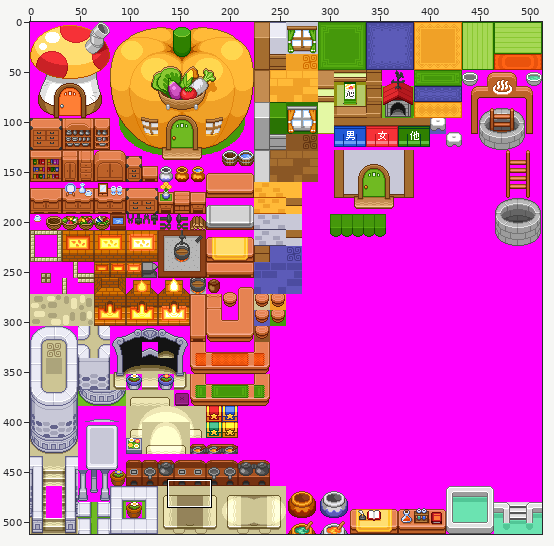
One commit to this sprite sheet: SboGrpData/res/map02.png. Above, an overview of the earlier version with the close-up marked.
Close-up. Old version:
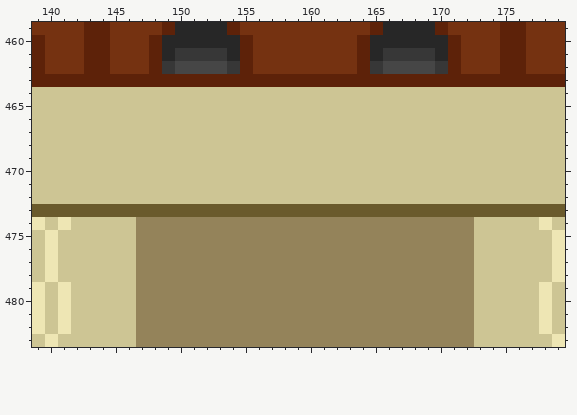
The file is 512x512 pixels. Colours within 5 levels of each other are drawn and written as one. Shown: x 139..179, y 459..483. The commit also changed other parts of the picture, which this record leaves out.
The result:
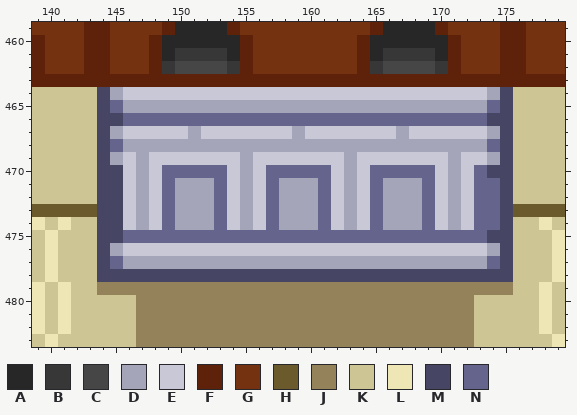
Palette (. is transparent): A #272727  B #373737  C #464646  D #a5a5b9  E #c8c8d7  F #5d2209  G #753211  H #6a5a2c  J #94835a  K #cdc594  L #eee6b4  M #464664  N #64648c
Edits made:
@@ x 139..179 @@
 463 FFFFFFFFFFFFFFFFFFFFFFFFFFFFFFFFFFFFFFFFF
-464 KKKKKKKKKKKKKKKKKKKKKKKKKKKKKKKKKKKKKKKKK
-465 KKKKKKKKKKKKKKKKKKKKKKKKKKKKKKKKKKKKKKKKK
-466 KKKKKKKKKKKKKKKKKKKKKKKKKKKKKKKKKKKKKKKKK
-467 KKKKKKKKKKKKKKKKKKKKKKKKKKKKKKKKKKKKKKKKK
-468 KKKKKKKKKKKKKKKKKKKKKKKKKKKKKKKKKKKKKKKKK
-469 KKKKKKKKKKKKKKKKKKKKKKKKKKKKKKKKKKKKKKKKK
-470 KKKKKKKKKKKKKKKKKKKKKKKKKKKKKKKKKKKKKKKKK
-471 KKKKKKKKKKKKKKKKKKKKKKKKKKKKKKKKKKKKKKKKK
-472 KKKKKKKKKKKKKKKKKKKKKKKKKKKKKKKKKKKKKKKKK
-473 HHHHHHHHHHHHHHHHHHHHHHHHHHHHHHHHHHHHHHHHH
-474 LKLKKKKKJJJJJJJJJJJJJJJJJJJJJJJJJJKKKKKLK
-475 KLKKKKKKJJJJJJJJJJJJJJJJJJJJJJJJJJKKKKKKL
-476 KLKKKKKKJJJJJJJJJJJJJJJJJJJJJJJJJJKKKKKKL
-477 KLKKKKKKJJJJJJJJJJJJJJJJJJJJJJJJJJKKKKKKL
-478 KLKKKKKKJJJJJJJJJJJJJJJJJJJJJJJJJJKKKKKKL
-479 LKLKKKKKJJJJJJJJJJJJJJJJJJJJJJJJJJKKKKKLK
+464 KKKKKMDEEEEEEEEEEEEEEEEEEEEEEEEEEEEDMKKKK
+465 KKKKKMNDDDDDDDDDDDDDDDDDDDDDDDDDDDDNMKKKK
+466 KKKKKMMNNNNNNNNNNNNNNNNNNNNNNNNNNNNMMKKKK
+467 KKKKKMDEEEEEDEEEEEEEDEEEEEEEDEEEEEEDMKKKK
+468 KKKKKMNDDDDDDDDDDDDDDDDDDDDDDDDDDDDNMKKKK
+469 KKKKKMDEDEEEEEEEDEEEEEEEDEEEEEEEDEEDMKKKK
+470 KKKKKMMEDENNNNNEDENNNNNEDENNNNNEDENMMKKKK
+471 KKKKKMMEDENDDDNEDENDDDNEDENDDDNEDENNMKKKK
+472 KKKKKMMEDENDDDNEDENDDDNEDENDDDNEDENNMKKKK
+473 HHHHHMMEDENDDDNEDENDDDNEDENDDDNEDENNMHHHH
+474 LKLKKMMEDENDDDNEDENDDDNEDENDDDNEDENNMKKLK
+475 KLKKKMMNNNNNNNNNNNNNNNNNNNNNNNNNNNNMMKKKL
+476 KLKKKMDEEEEEEEEEEEEEEEEEEEEEEEEEEEEDMKKKL
+477 KLKKKMNDDDDDDDDDDDDDDDDDDDDDDDDDDDDNMKKKL
+478 KLKKKMMMMMMMMMMMMMMMMMMMMMMMMMMMMMMMMKKKL
+479 LKLKKJJJJJJJJJJJJJJJJJJJJJJJJJJJJJJJJKKLK
 480 LKLKKKKKJJJJJJJJJJJJJJJJJJJJJJJJJJKKKKKLK
Where, in picture pixels (left, top, right, bottom), the same in both close-ups:
changed: (97, 87, 513, 295)
